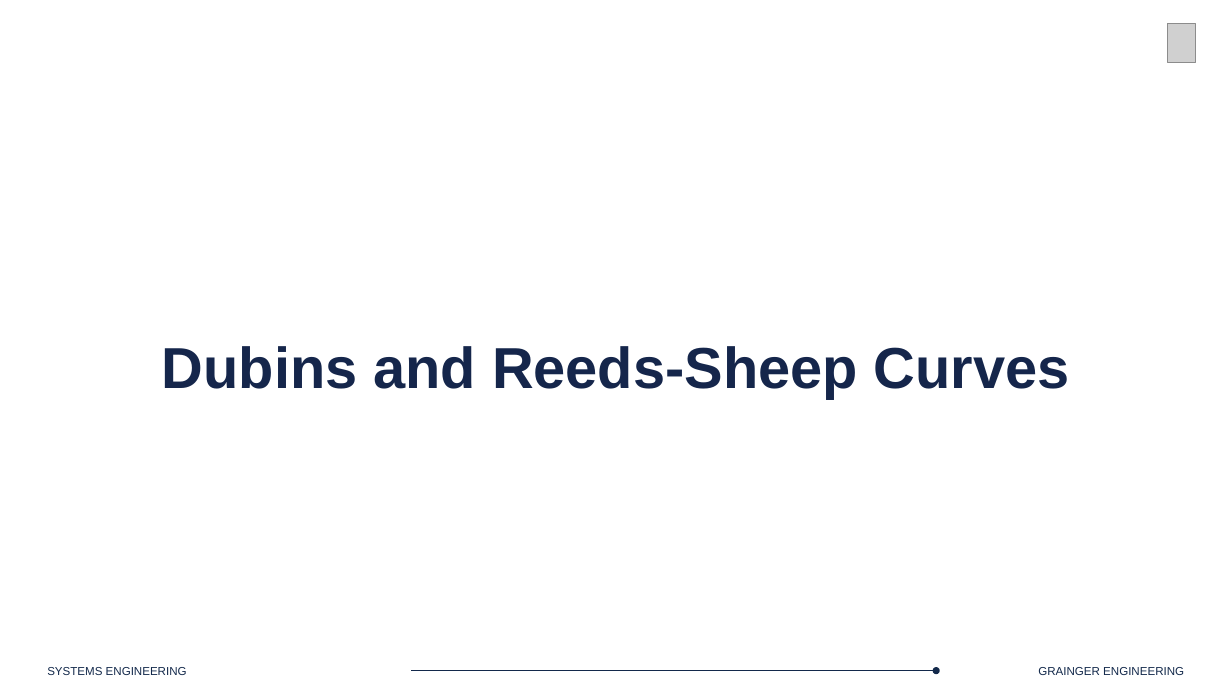
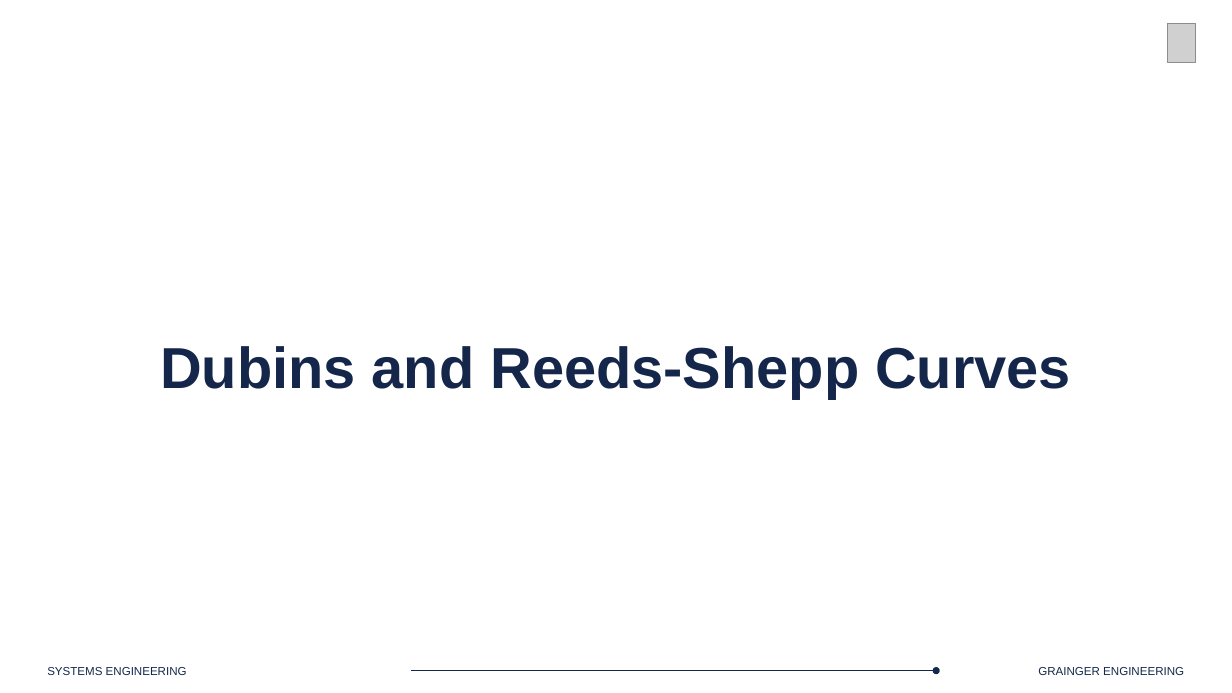
Before and after one commit to Marius-Juston/SE-423---Class-Material, a slide deck: slide 28 of Lectures/Slides/L19.pptx. Drawn at 1232x693 pixels with LibreOffice and Linux fonts; fonts in the diff are those of the drawing; grey boxes stand for pictures; background and template pictures are left out. Boxes give left, top, right and bottom in pixels: in the first picture for what was removed or moved away, otherwise in the second. Text is boxed around its words. In the diff, an @@ line names an element or a change of style, - is before the commit and + after.

Commit message:
fixed spelling mistake

```diff
--- a/Lectures/Slides/L19.pptx
+++ b/Lectures/Slides/L19.pptx
@@ text at (160, 346, 1071, 398): text changed @@
-Dubins and Reeds-Sheep Curves
+Dubins and Reeds-Shepp Curves
```
